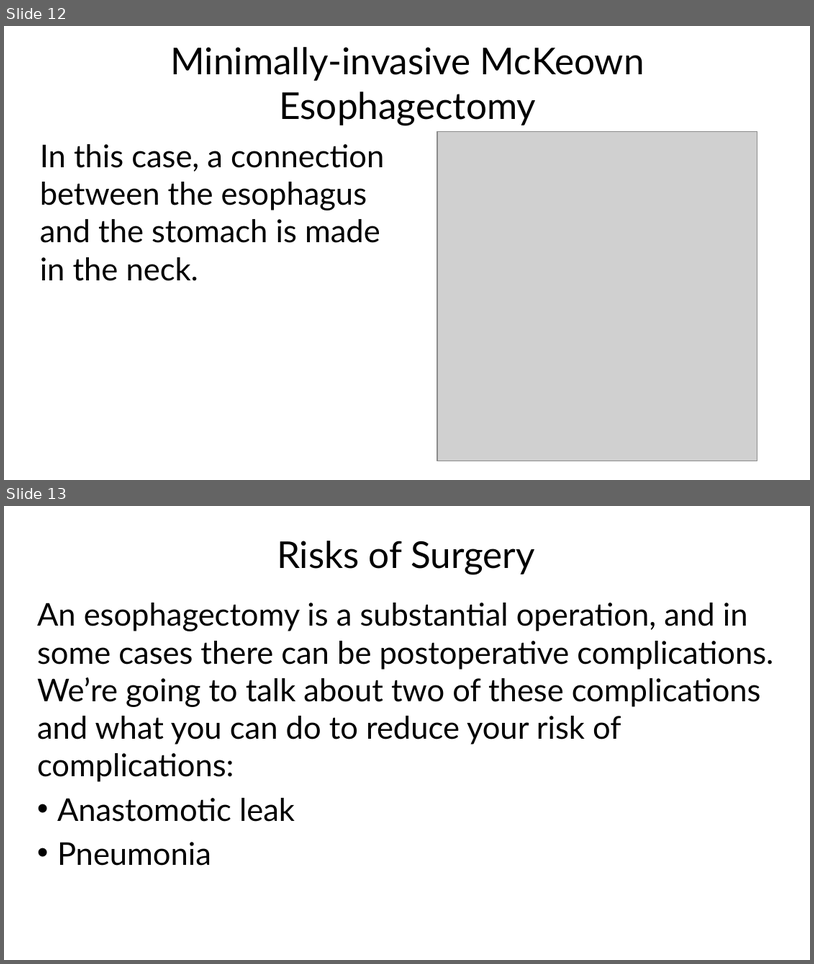
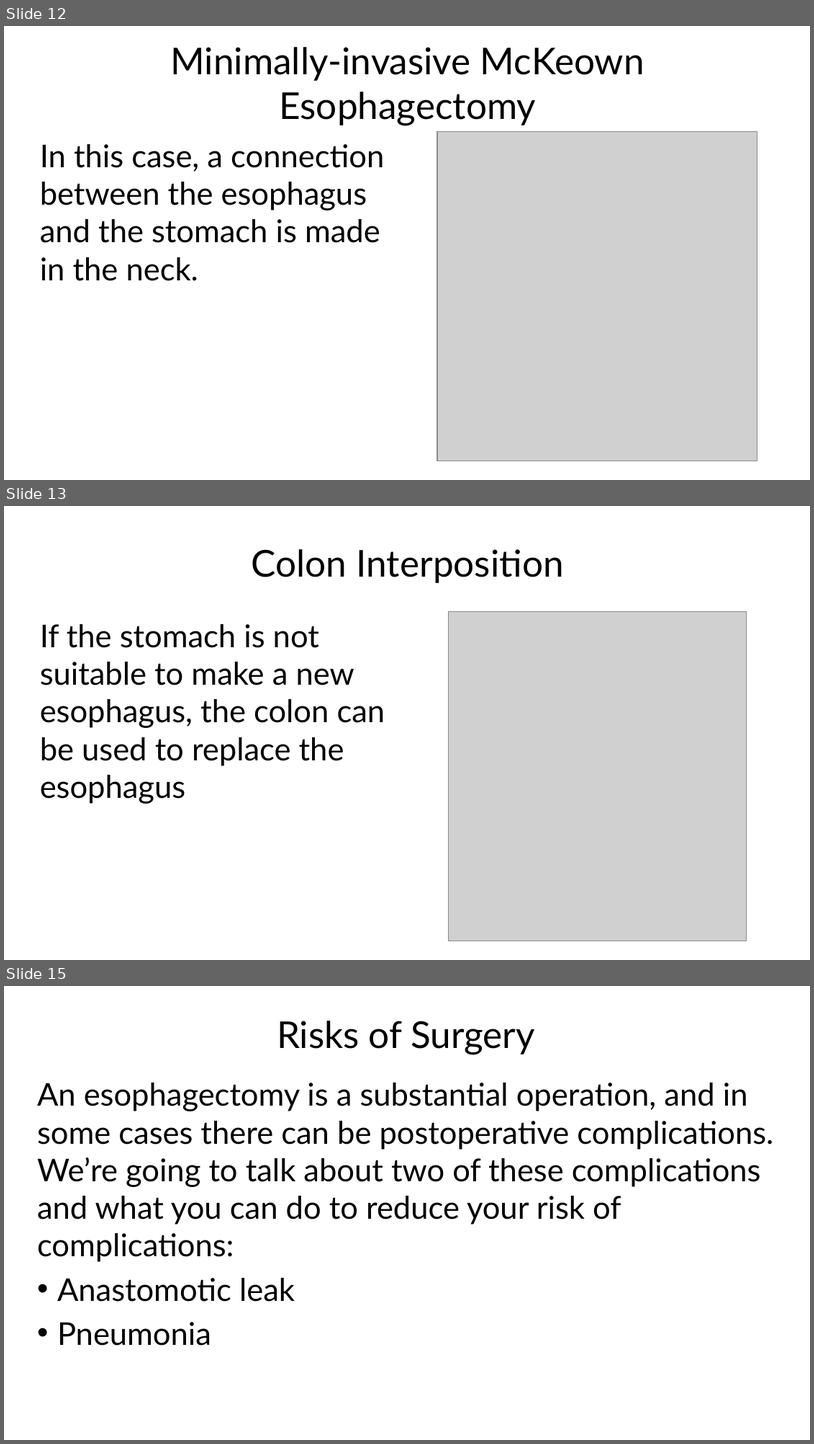
Before and after one commit to jcsalo/patient_education, a slide deck: lci_surgery.pptx. Shown one above the other, each under a label of ours: slides 12 and 13 before the commit, slides 12, 13 and 15 after it; the slides between them are not shown. The pictures are 814x964 and 814x1444 pixels, drawn with LibreOffice and Linux fonts; fonts in the diff are those of the drawing; grey boxes stand for pictures. Boxes give left, top, right and bottom in pixels: in the first picture for what was removed or moved away, otherwise in the second. Text is boxed around its words. In the diff, an @@ line names an element or a change of style, - is before the commit and + after.

```diff
--- a/lci_surgery.pptx
+++ b/lci_surgery.pptx
@@ slide 13 added at <box>4,506,810,960</box>, background #FFFFFF @@
@@ title added at <box>252,549,564,583</box>, 33 pt, text #000000 @@
+Colon Interposition
@@ picture added at <box>448,612,746,941</box> @@
@@ text added at <box>40,624,386,803</box>, 28 pt, text #000000 @@
+If the stomach is not suitable to make a new esophagus, the colon can be used to replace the esophagus
@@ what was slide 13 is now slide 15 @@
```
Also in this commit, not shown: 4 slides changed, 2 other slides added, 59 other files.
